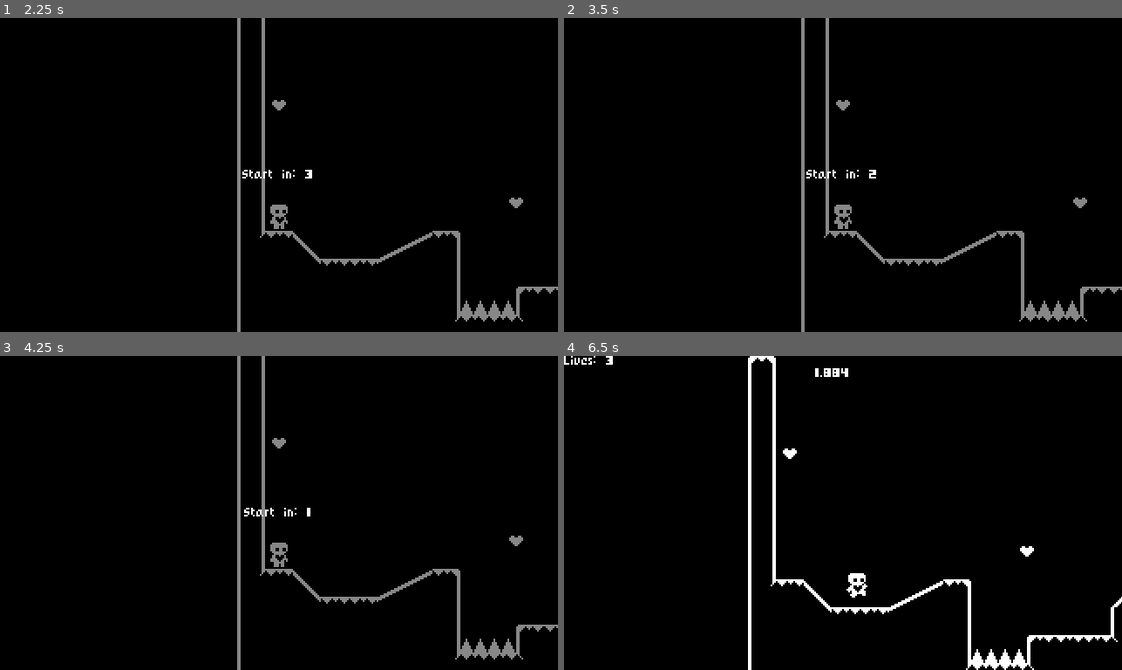
Above: before the commit, frames 1-4 (two rows, left to right).
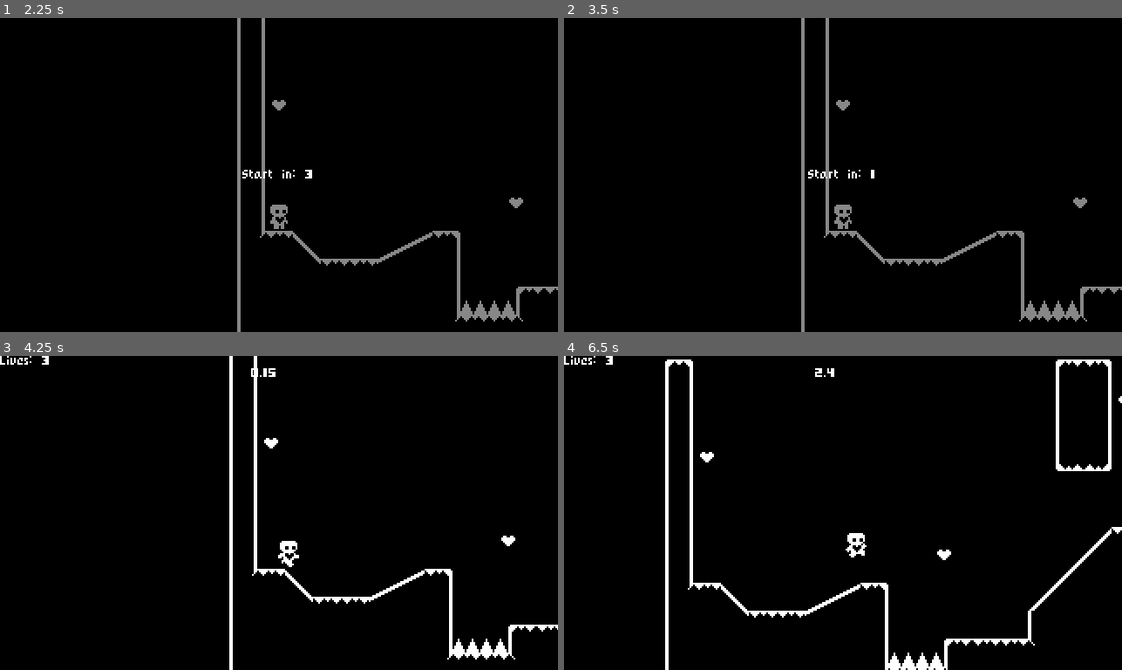
Above: after the commit, the same moments.

Repository: josed5001/heartPlatformerha
Game: Godot game, scene res://scenes/start_menu.tscn
Two runs of this game, one before a commit and one after it. Both use one fixed random seed, a clock stepped at 60 frames per second and the inputs below.
Inputs:
- Up to frame 1 (2.25 s): click "Start Game" at 0.5 s; hold Space (action_space) 1.28-2.03 s; hold D (action_right) from 1.28 s (still down); tap Enter at 2 s; tap Space (action_space) at 2.1 s
- Up to frame 2 (3.5 s): tap Space (action_space) at 2.75 s; release D (action_right) at 2.78 s; hold A (action_left) from 2.78 s (still down); hold Space (action_space) from 2.78 s (still down)
- Up to frame 3 (4.25 s): release A (action_left) at 3.53 s; release Space (action_space) at 3.53 s; hold D (action_right) from 3.53 s (still down); tap Space (action_space) at 3.6 s
- Up to frame 4 (6.5 s): hold Space (action_space) 4.28-5.03 s; release D (action_right) at 5.03 s; hold A (action_left) 5.03-5.78 s; tap Space (action_space) at 5.1 s; hold D (action_right) from 5.78 s (still down); hold Space (action_space) from 5.78 s (still down)

Frame 1 is identical in both runs. In frame 2, 0.2% of the frame differs, in the area x 43-56%, y 48-52%; in frame 3, 4.6%; in frame 4, 6.3%, in the area x 18-100%, y 0-100%.

Commit message:
Part15
final part of the series

Diff:
--- /dev/null
+++ b/scenes/victory_screen.tscn
@@ -0,0 +1,27 @@
+[gd_scene load_steps=2 format=3 uid="uid://583sswgp6n8c"]
+
+[ext_resource type="Script" path="res://scripts/victory_screen.gd" id="1_07cyi"]
+
+[node name="VictoryScreen" type="CenterContainer"]
+anchors_preset = 15
+anchor_right = 1.0
+anchor_bottom = 1.0
+grow_horizontal = 2
+grow_vertical = 2
+script = ExtResource("1_07cyi")
+
+[node name="VBoxContainer" type="VBoxContainer" parent="."]
+layout_mode = 2
+
+[node name="Label" type="Label" parent="VBoxContainer"]
+layout_mode = 2
+text = "You have finished."
+horizontal_alignment = 1
+
+[node name="MenuButton" type="Button" parent="VBoxContainer"]
+unique_name_in_owner = true
+custom_minimum_size = Vector2(99, 16)
+layout_mode = 2
+text = "Return to Main"
+
+[connection signal="pressed" from="VBoxContainer/MenuButton" to="." method="_on_menu_button_pressed"]
--- a/scripts/level_completed.gd
+++ b/scripts/level_completed.gd
@@ -4,6 +4,9 @@
 signal next_level()
 
 @onready var retry_button = %RetryButton
+@onready var next_level_button = %NextLevelButton
+
+
 
 func _on_retry_button_pressed():
 	retry.emit()
--- /dev/null
+++ b/scripts/victory_screen.gd
@@ -0,0 +1,10 @@
+extends CenterContainer
+
+@onready var menu_button = %MenuButton
+
+func _ready():
+	LevelTransition.fade_from_black()
+	menu_button.grab_focus()
+
+func _on_menu_button_pressed():
+	get_tree().change_scene_to_file("res://scenes/start_menu.tscn")
--- a/scripts/world.gd
+++ b/scripts/world.gd
@@ -16,10 +16,13 @@
 
 
 func _ready():
+	if not next_level is PackedScene:
+		level_completed.next_level_button.text = "Victory Scren"
+		next_level = load("res://scenes/victory_screen.tscn")
 	Events.level_completed.connect(show_level_completed)
 	get_tree().paused = true
 	start_in.visible = true
-	await LevelTransition.fade_from_black()
+	LevelTransition.fade_from_black()
 	animation_player.play("countdown")
 	await animation_player.animation_finished
 	get_tree().paused = false
